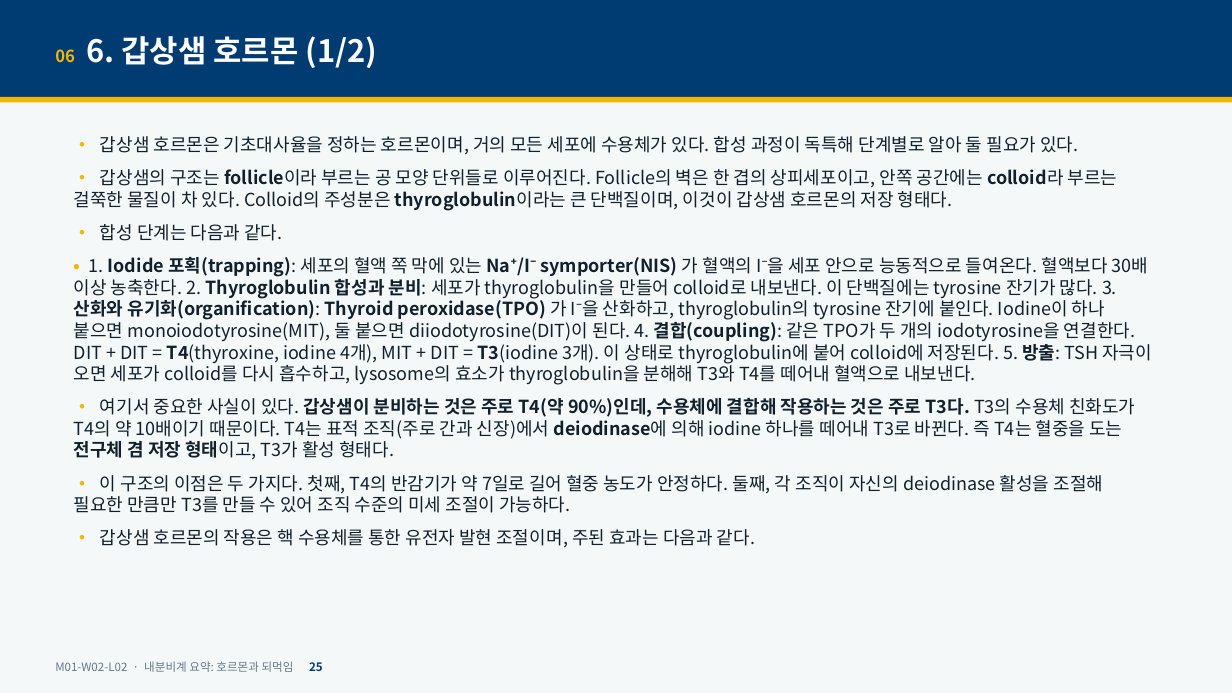
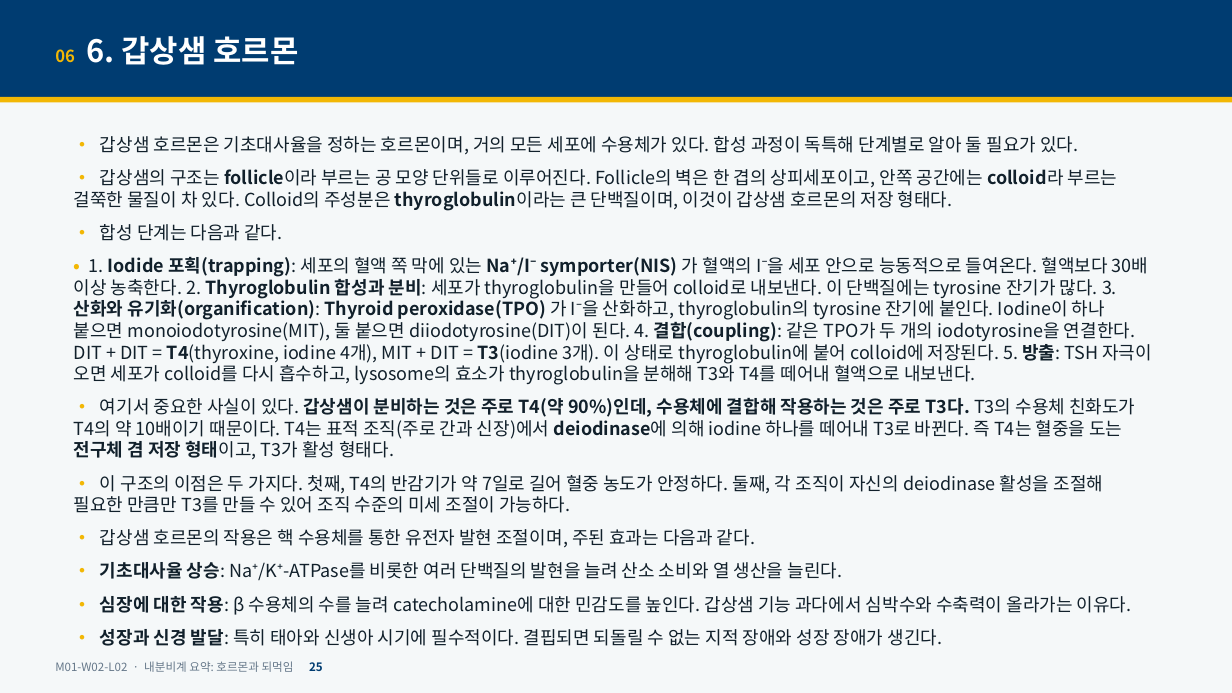
Before and after one commit to hoperiasd2/hoperiasd2.github.io, a slide deck: slide 25 of curriculum/M01/W02/L02/slides.pptx. Drawn at 1232x693 pixels with LibreOffice and Linux fonts; fonts in the diff are those of the drawing. Boxes give left, top, right and bottom in pixels: in the first picture for what was removed or moved away, otherwise in the second. Text is boxed around its words. In the diff, an @@ line names an element or a change of style, - is before the commit and + after.

```diff
--- a/curriculum/M01/W02/L02/slides.pptx
+++ b/curriculum/M01/W02/L02/slides.pptx
@@ text at [55,36,298,65]: text changed @@
-06 6. 갑상샘 호르몬 (1/2)
+06 6. 갑상샘 호르몬
@@ text at [100,562,1132,646]: paragraphs added @@
+• 기초대사율 상승: Na⁺/K⁺-ATPase를 비롯한 여러 단백질의 발현을 늘려 산소 소비와 열 생산을 늘린다.
+• 심장에 대한 작용: β 수용체의 수를 늘려 catecholamine에 대한 민감도를 높인다. 갑상샘 기능 과다에서 심박수와 수축력이 올라가는 이유다.
+• 성장과 신경 발달: 특히 태아와 신생아 시기에 필수적이다. 결핍되면 되돌릴 수 없는 지적 장애와 성장 장애가 생긴다.
```
Also in this commit, not shown: 6 other slides changed, 18 slides removed, 6 other files.
